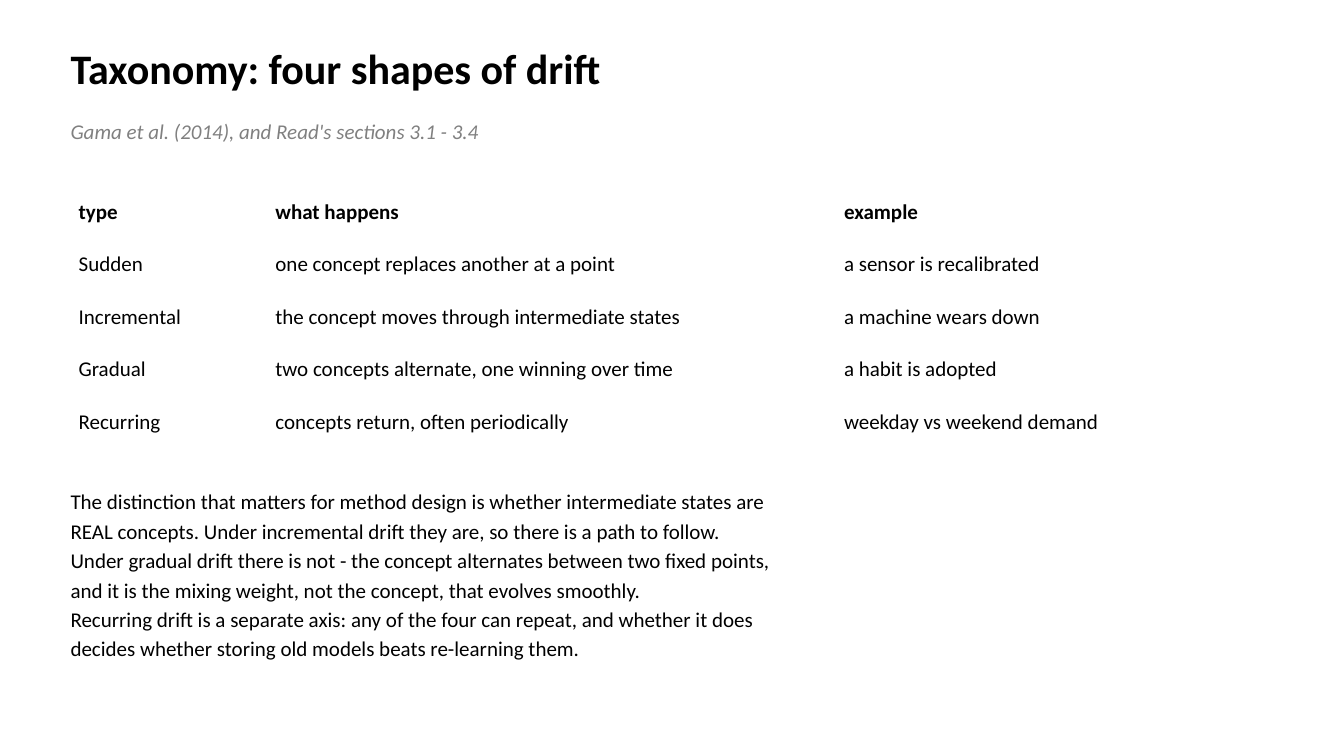
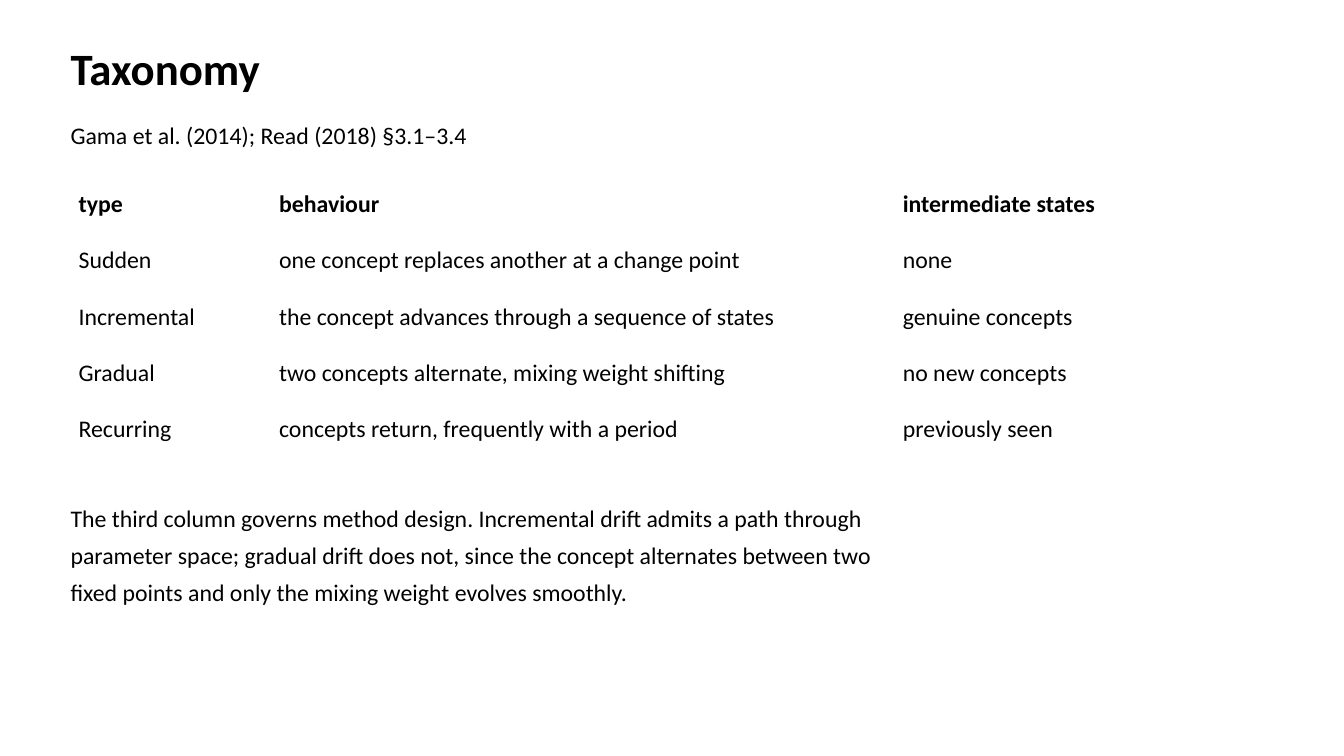
Before and after one commit to phuong0111/time-series-research, a slide deck: slide 5 of data-drift/seminar.pptx. Drawn at 1344x756 pixels with LibreOffice and Linux fonts; fonts in the diff are those of the drawing. Boxes give left, top, right and bottom in pixels: in the first picture for what was removed or moved away, otherwise in the second. Text is boxed around its words. In the diff, an @@ line names an element or a change of style, - is before the commit and + after.

```diff
--- a/data-drift/seminar.pptx
+++ b/data-drift/seminar.pptx
@@ text at (71, 56, 260, 92): text changed; size 30 to 32 pt @@
-Taxonomy: four shapes of drift
+Taxonomy
@@ text at (71, 126, 466, 147): text changed; size 15 to 17 pt; text colour #808080 to #000000; italic off @@
-Gama et al. (2014), and Read's sections 3.1 - 3.4
+Gama et al. (2014); Read (2018) §3.1–3.4
@@ table at (71, 187, 1274, 469) @@
-row 1, column 2: what happens
+row 1, column 2: behaviour
-row 1, column 3: example
+row 1, column 3: intermediate states
-row 2, column 2: one concept replaces another at a point
+row 2, column 2: one concept replaces another at a change point
-row 2, column 3: a sensor is recalibrated
+row 2, column 3: none
-row 3, column 2: the concept moves through intermediate states
+row 3, column 2: the concept advances through a sequence of states
-row 3, column 3: a machine wears down
+row 3, column 3: genuine concepts
-row 4, column 2: two concepts alternate, one winning over time
+row 4, column 2: two concepts alternate, mixing weight shifting
-row 4, column 3: a habit is adopted
+row 4, column 3: no new concepts
-row 5, column 2: concepts return, often periodically
+row 5, column 2: concepts return, frequently with a period
-row 5, column 3: weekday vs weekend demand
+row 5, column 3: previously seen
@@ size 15 to 17 pt in "type", "Sudden", "Incremental", "Gradual" and 1 more places @@
@@ table: place and size @@
-table at (71, 197, 1273, 459)
+table at (71, 187, 1274, 469)
@@ text at (71, 510, 870, 605): text changed; size 15 to 17 pt @@
-The distinction that matters for method design is whether intermediate states are
-REAL concepts. Under incremental drift they are, so there is a path to follow.
-Under gradual drift there is not - the concept alternates between two fixed points,
-and it is the mixing weight, not the concept, that evolves smoothly.
-Recurring drift is a separate axis: any of the four can repeat, and whether it does
-decides whether storing old models beats re-learning them.
+The third column governs method design. Incremental drift admits a path through
+parameter space; gradual drift does not, since the concept alternates between two
+fixed points and only the mixing weight evolves smoothly.
```
Also in this commit, not shown: 23 other slides changed, 3 slides added, 3 slides removed, 1 other file.
